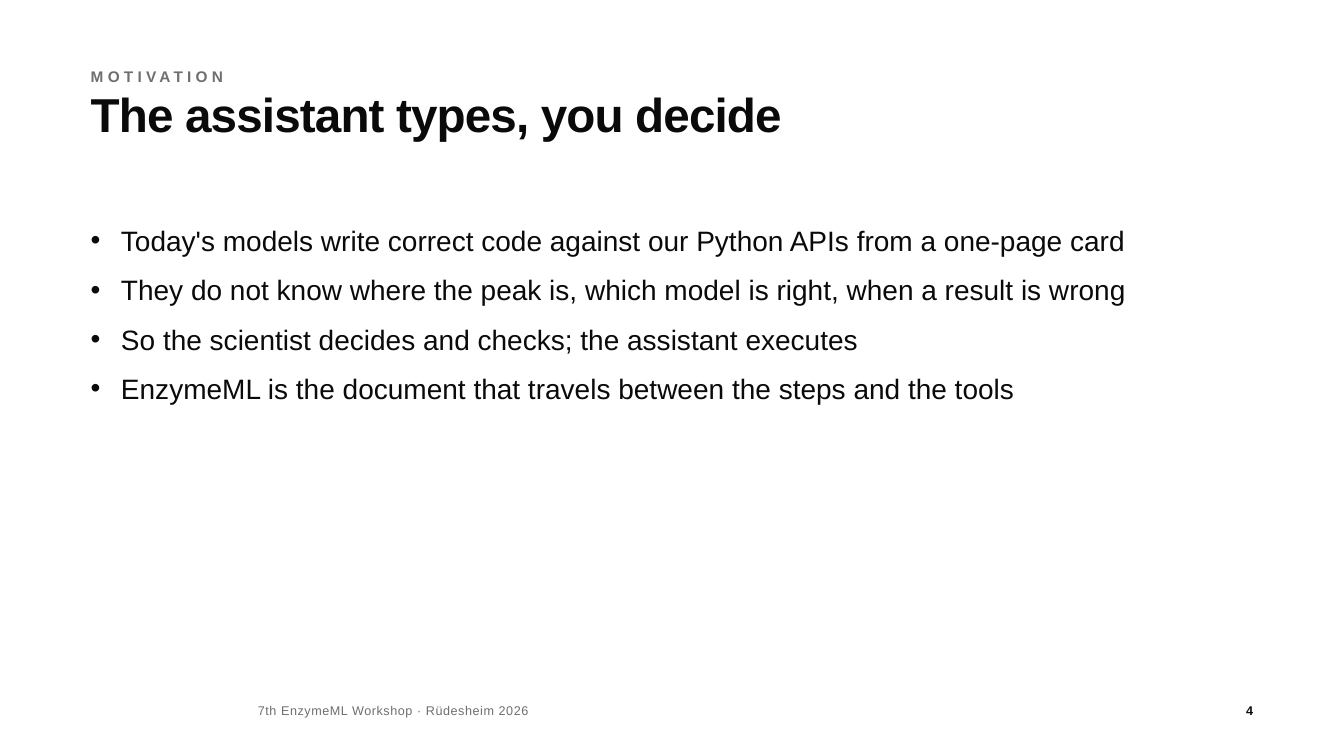
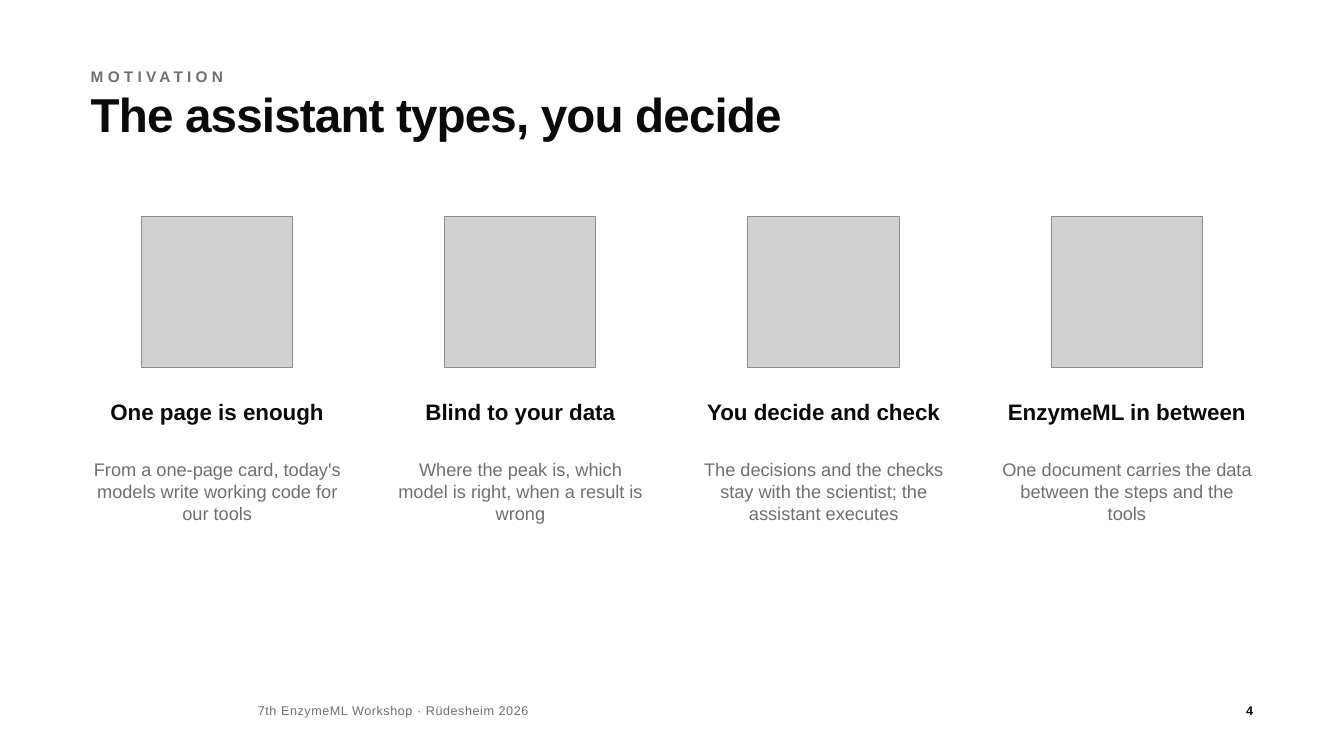
Before and after one commit to haeussma/enzymeml-workshop-modelling-2026, a slide deck: slide 4 of slides/workshop.pptx. Drawn at 1344x756 pixels with LibreOffice and Linux fonts; fonts in the diff are those of the drawing; grey boxes stand for pictures; background and template pictures are left out. Boxes give left, top, right and bottom in pixels: in the first picture for what was removed or moved away, otherwise in the second. Text is boxed around its words. In the diff, an @@ line names an element or a change of style, - is before the commit and + after.

```diff
--- a/slides/workshop.pptx
+++ b/slides/workshop.pptx
@@ text removed at (x1=121, y1=230, x2=1125, y2=404) @@
-• Today's models write correct code against our Python APIs from a one-page card
-• They do not know where the peak is, which model is right, when a result is wrong
-• So the scientist decides and checks; the assistant executes
-• EnzymeML is the document that travels between the steps and the tools
@@ picture added at (x1=141, y1=217, x2=292, y2=368) @@
@@ picture added at (x1=445, y1=217, x2=596, y2=368) @@
@@ picture added at (x1=748, y1=217, x2=899, y2=368) @@
@@ picture added at (x1=1052, y1=217, x2=1203, y2=368) @@
@@ text added at (x1=110, y1=403, x2=324, y2=425), 16 pt, text #0A0A0A, bold @@
+One page is enough
@@ text added at (x1=425, y1=403, x2=615, y2=425), 16 pt, text #0A0A0A, bold @@
+Blind to your data
@@ text added at (x1=707, y1=403, x2=940, y2=421), 16 pt, text #0A0A0A, bold @@
+You decide and check
@@ text added at (x1=1008, y1=403, x2=1245, y2=425), 16 pt, text #0A0A0A, bold @@
+EnzymeML in between
@@ text added at (x1=94, y1=463, x2=341, y2=520), 13 pt, text #6F6F6F @@
+From a one-page card, today's models write working code for our tools
@@ text added at (x1=398, y1=463, x2=642, y2=524), 13 pt, text #6F6F6F @@
+Where the peak is, which model is right, when a result is wrong
@@ text added at (x1=704, y1=463, x2=944, y2=520), 13 pt, text #6F6F6F @@
+The decisions and the checks stay with the scientist; the assistant executes
@@ text added at (x1=1002, y1=463, x2=1251, y2=520), 13 pt, text #6F6F6F @@
+One document carries the data between the steps and the tools
```
Also in this commit, not shown: 7 other files.
